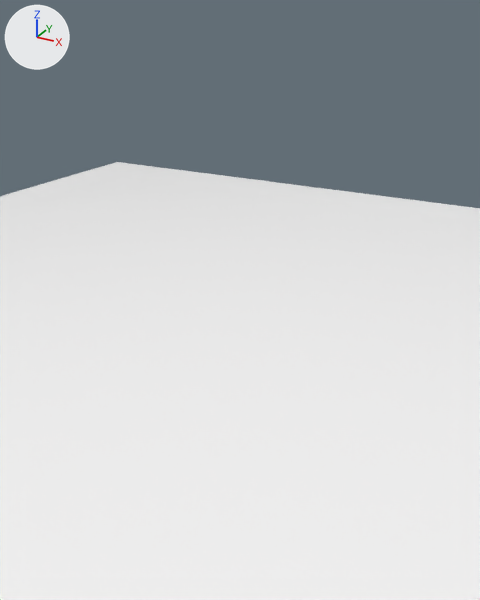
Renders of the glTF model src/three/data/seed.glb from each side of a commit.
Rendered twice from a 50 mm lens placed at (10.35, -18.71, 20.09), pointed at (-0.03, 0.17, 10.65). Every picture has the same lights, and +X, +Y and +Z are marked at upper left. Where no turn or scale is listed for an object, it has been applied to the vertices.

Before the edit, the objects in view are built like this:
```python
me_cube_001 = bpy.data.meshes.new('Cube.001')
me_cube_001.from_pydata(...)  # a box spanning x -50.4..50.4, y -55.6..55.6, z -0.1..0.1
me_cube_001.materials.append(mat_material)  # white #ffffff
ob_cube = bpy.data.objects.new('Cube', me_cube_001)
ob_cube.location = (0.0, 0.0, 0.0)
```
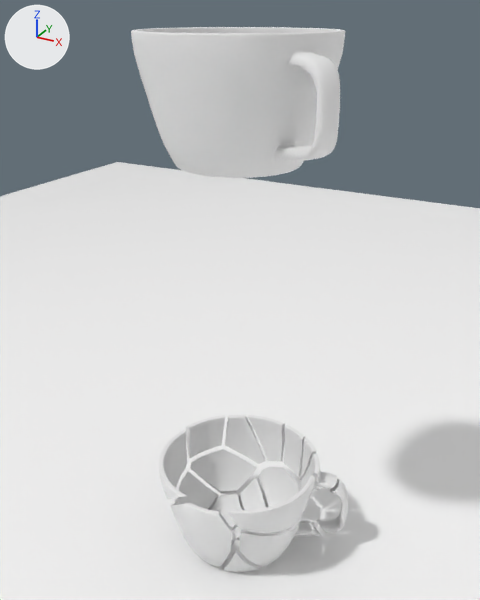
Diff of the bpy script that builds the scene:
```diff
--- a/src/three/data/seed.glb.py
+++ b/src/three/data/seed.glb.py
@@ ob_cup_cell_024 @@
+ob_cup_cell_024 = bpy.data.objects.new('Cup_cell.024', me_cup_cell_023)  # 308 vertices, 612 faces; spans x -0.59..0.49, y -0.61..0.36, z -1.25..0.53; in mat_null (white #e7e7e7)
+ob_cup_cell_024.location = (1.21, 2.7, 3.41)
@@ ob_cup_cell_023 @@
+ob_cup_cell_023 = bpy.data.objects.new('Cup_cell.023', me_cup_cell_022)  # 405 vertices, 806 faces; spans x -1.18..1.16, y -0.63..0.55, z -1.0..0.93; in mat_null (white #e7e7e7)
+ob_cup_cell_023.location = (0.83, 2.12, 1.11)
@@ ob_cup_cell_022 @@
+ob_cup_cell_022 = bpy.data.objects.new('Cup_cell.022', me_cup_cell_021)  # 631 vertices, 1258 faces; spans x -0.61..0.78, y -0.98..0.91, z -0.16..0.47; in mat_null (white #e7e7e7)
+ob_cup_cell_022.location = (-1.07, 0.86, 0.18)
@@ ob_cup_cell_021 @@
+ob_cup_cell_021 = bpy.data.objects.new('Cup_cell.021', me_cup_cell_020)  # 495 vertices, 986 faces; spans x -0.86..0.43, y -0.44..0.4, z -1.05..1.36; in mat_null (white #e7e7e7)
+ob_cup_cell_021.location = (3.68, 1.4, 1.87)
@@ ob_cup_cell_020 @@
+ob_cup_cell_020 = bpy.data.objects.new('Cup_cell.020', me_cup_cell_019)  # 228 vertices, 452 faces; spans x -0.32..0.42, y -0.38..0.4, z -1.4..0.39; in mat_null (white #e7e7e7)
+ob_cup_cell_020.location = (2.05, 2.19, 3.56)
@@ ob_cup_cell_018 @@
+ob_cup_cell_018 = bpy.data.objects.new('Cup_cell.018', me_cup_cell_017)  # 551 vertices, 1098 faces; spans x -0.77..0.48, y -0.97..0.74, z -0.15..0.66; in mat_null (white #e7e7e7)
+ob_cup_cell_018.location = (1.65, 0.09, 0.16)
@@ ob_cup_cell_017 @@
+ob_cup_cell_017 = bpy.data.objects.new('Cup_cell.017', me_cup_cell_016)  # 443 vertices, 882 faces; spans x -0.86..0.88, y -0.61..0.56, z -1.27..0.73; in mat_null (white #e7e7e7)
+ob_cup_cell_017.location = (2.69, 1.46, 3.18)
@@ ob_cup_cell_016 @@
+ob_cup_cell_016 = bpy.data.objects.new('Cup_cell.016', me_cup_cell_015)  # 373 vertices, 742 faces; spans x -1.06..1.2, y -1.22..0.84, z -0.98..0.97; in mat_null (white #e7e7e7)
+ob_cup_cell_016.location = (-1.64, 1.71, 1.45)
@@ ob_cup_cell_015 @@
+ob_cup_cell_015 = bpy.data.objects.new('Cup_cell.015', me_cup_cell_014)  # 805 vertices, 1605 faces; spans x -0.72..0.76, y -1.03..1.12, z -0.24..1.49; in mat_null (white #e7e7e7)
+ob_cup_cell_015.location = (0.89, -1.31, 0.26)
@@ ob_cup_cell_014 @@
+ob_cup_cell_014 = bpy.data.objects.new('Cup_cell.014', me_cup_cell_013)  # 481 vertices, 958 faces; spans x -0.88..0.94, y -0.51..0.61, z -0.22..1.04; in mat_null (white #e7e7e7)
+ob_cup_cell_014.location = (-1.32, -1.3, 0.24)
@@ ob_cup_cell_013 @@
+ob_cup_cell_013 = bpy.data.objects.new('Cup_cell.013', me_cup_cell_012)  # 1104 vertices, 2204 faces; spans x -1.86..1.55, y -0.7..1.15, z -1.76..1.84; in mat_null (white #e7e7e7)
+ob_cup_cell_013.location = (-0.36, -2.38, 1.96)
@@ ob_cup_cell_012 @@
+ob_cup_cell_012 = bpy.data.objects.new('Cup_cell.012', me_cup_cell_011)  # 424 vertices, 844 faces; spans x -0.5..0.61, y -0.91..0.82, z -0.99..0.42; in mat_null (white #e7e7e7)
+ob_cup_cell_012.location = (-2.5, 1.56, 3.53)
@@ ob_cup_cell_011 @@
+ob_cup_cell_011 = bpy.data.objects.new('Cup_cell.011', me_cup_cell_010)  # 861 vertices, 1717 faces; spans x -0.95..1.09, y -2.14..1.59, z -0.99..1.81; in mat_null (white #e7e7e7)
+ob_cup_cell_011.location = (2.19, -0.36, 1.11)
@@ ob_cup_cell_010 @@
+ob_cup_cell_010 = bpy.data.objects.new('Cup_cell.010', me_cup_cell_009)  # 337 vertices, 670 faces; spans x -0.65..1.14, y -0.5..0.33, z -1.37..0.76; in mat_null (white #e7e7e7)
+ob_cup_cell_010.location = (-1.27, 2.6, 3.15)
@@ ob_cup_cell_009 @@
+ob_cup_cell_009 = bpy.data.objects.new('Cup_cell.009', me_cup_cell_008)  # 550 vertices, 1096 faces; spans x -0.87..1.22, y -0.45..0.49, z -0.38..1.14; in mat_null (white #e7e7e7)
+ob_cup_cell_009.location = (1.58, 1.3, 0.42)
@@ ob_cup_cell_008 @@
+ob_cup_cell_008 = bpy.data.objects.new('Cup_cell.008', me_cup_cell_007)  # 308 vertices, 611 faces; spans x -0.368..0.625, y -0.36..0.407, z -0.575..0.369; in mat_null (white #e7e7e7)
+ob_cup_cell_008.location = (3.04, 0.96, 3.59)
@@ ob_cup_cell_006 @@
+ob_cup_cell_006 = bpy.data.objects.new('Cup_cell.006', me_cup_cell_005)  # 403 vertices, 802 faces; spans x -0.55..0.53, y -1.29..1.09, z -0.85..1.17; in mat_null (white #e7e7e7)
+ob_cup_cell_006.location = (-2.19, 0.23, 0.95)
@@ ob_cup_cell_005 @@
+ob_cup_cell_005 = bpy.data.objects.new('Cup_cell.005', me_cup_cell_004)  # 952 vertices, 1898 faces; spans x -1.44..0.75, y -1.72..1.74, z -1.46..0.46; in mat_null (white #e7e7e7)
+ob_cup_cell_005.location = (2.46, -1.09, 3.48)
@@ ob_cup_cell_004 @@
+ob_cup_cell_004 = bpy.data.objects.new('Cup_cell.004', me_cup_cell_003)  # 169 vertices, 334 faces; spans x -0.56..0.607, y -0.669..0.602, z -0.037..0.126; in mat_null (white #e7e7e7)
+ob_cup_cell_004.location = (0.39, 0.31, 0.19)
@@ ob_cup_cell_003 @@
+ob_cup_cell_003 = bpy.data.objects.new('Cup_cell.003', me_cup_cell_002)  # 959 vertices, 1914 faces; spans x -0.73..1.75, y -1.63..1.87, z -1.54..0.44; in mat_null (white #e7e7e7)
+ob_cup_cell_003.location = (-2.35, -1.3, 3.51)
@@ ob_cup_cell_002 @@
+ob_cup_cell_002 = bpy.data.objects.new('Cup_cell.002', me_cup_cell_001)  # 391 vertices, 778 faces; spans x -0.96..0.81, y -0.31..0.19, z -1.45..0.47; in mat_null (white #e7e7e7)
+ob_cup_cell_002.location = (-0.16, 2.94, 3.48)
@@ ob_cup_cell_001 @@
+ob_cup_cell_001 = bpy.data.objects.new('Cup_cell.001', me_cup_cell_026)  # 597 vertices, 1188 faces; spans x -0.88..0.79, y -0.69..0.7, z -0.21..1.04; in mat_null (white #e7e7e7)
+ob_cup_cell_001.location = (-0.18, 1.74, 0.24)
@@ ob_cup_cell @@
+ob_cup_cell = bpy.data.objects.new('Cup_cell', me_cup_cell_025)  # 435 vertices, 866 faces; spans x -0.82..0.61, y -0.83..0.79, z -0.18..0.22; in mat_null (white #e7e7e7)
+ob_cup_cell.location = (-0.56, -0.88, 0.2)
@@ ob_cup @@
+ob_cup = bpy.data.objects.new('Cup', me_cup)  # 10112 vertices, 20224 faces; spans x -3.16..3.98, y -3.16..3.16, z 0.0..4.0; in mat_null (white #e7e7e7)
+ob_cup.location = (0.0, 0.0, 15.5)
```

Boxes (x1, y1, x2, y2) around the edits, measured in the pictures (480 x 600 px):
'Cup', added
    after: (131, 27, 345, 178)
'Cup_cell.013', added
    after: (170, 503, 232, 568)
'Cup_cell.005', added
    after: (227, 476, 320, 532)
'Cup_cell.016', added
    after: (190, 449, 257, 493)
'Cup_cell.011', added
    after: (240, 515, 321, 566)
'Cup_cell.003', added
    after: (159, 430, 187, 499)
'Cup_cell.010', added
    after: (225, 415, 266, 464)
'Cup_cell.012', added
    after: (186, 415, 225, 458)
'Cup_cell.023', added
    after: (259, 466, 300, 506)
'Cup_cell.002', added
    after: (248, 415, 285, 462)
'Cup_cell.006', added
    after: (175, 470, 218, 509)
'Cup_cell.024', added
    after: (284, 425, 305, 478)
'Cup_cell.021', added
    after: (316, 479, 348, 533)
'Cup_cell.001', added
    after: (238, 476, 269, 510)
'Cup_cell.015', added
    after: (222, 540, 262, 572)
'Cup_cell.022', added
    after: (212, 494, 242, 530)
'Cup_cell.008', added
    after: (313, 461, 337, 489)
'Cup_cell.020', added
    after: (300, 438, 316, 480)
'Cup_cell.017', added
    after: (301, 453, 337, 499)
'Cup_cell.004', added
    after: (235, 527, 261, 540)
'Cup_cell.009', added
    after: (300, 521, 315, 526)
'Cup_cell', added
    after: (231, 534, 234, 544)
